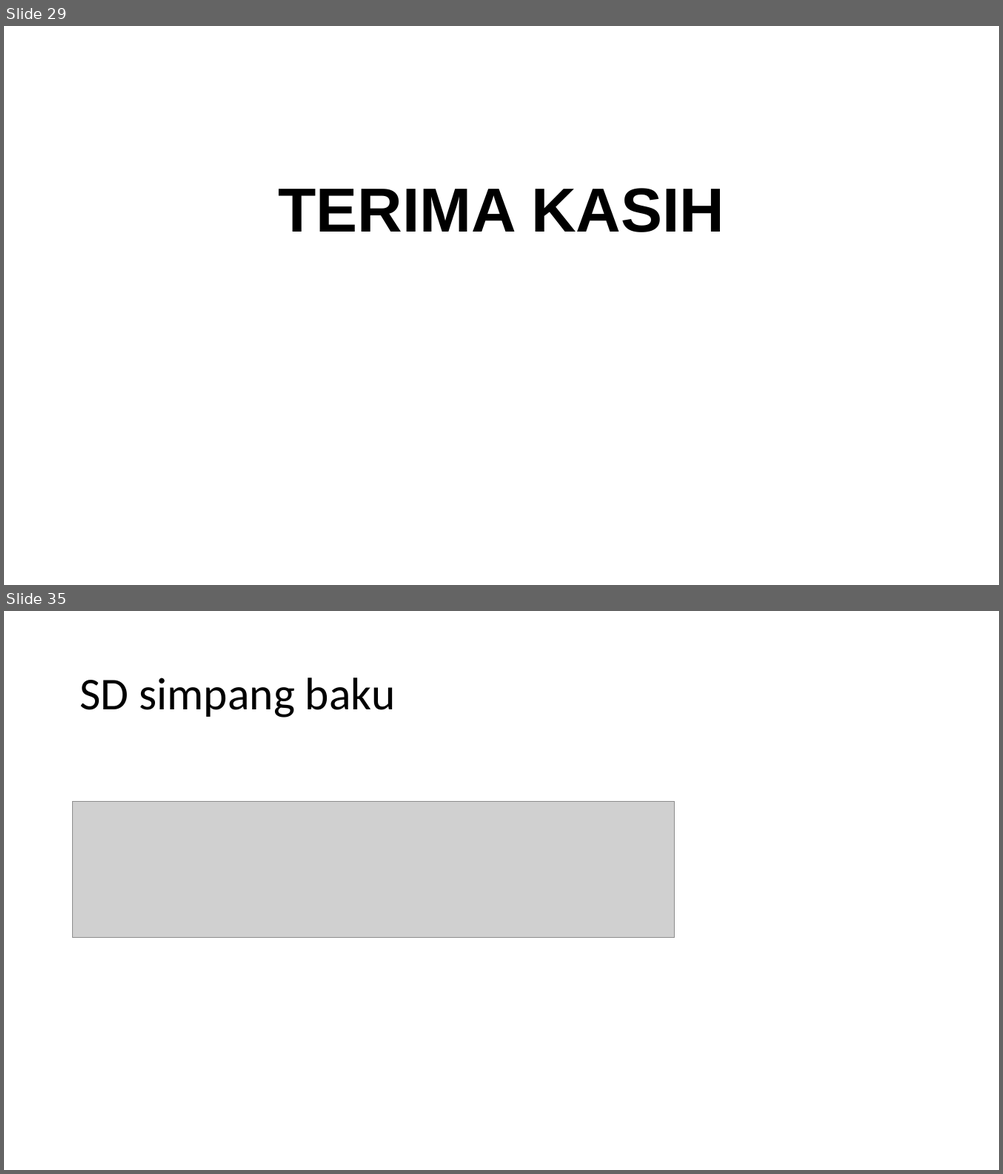
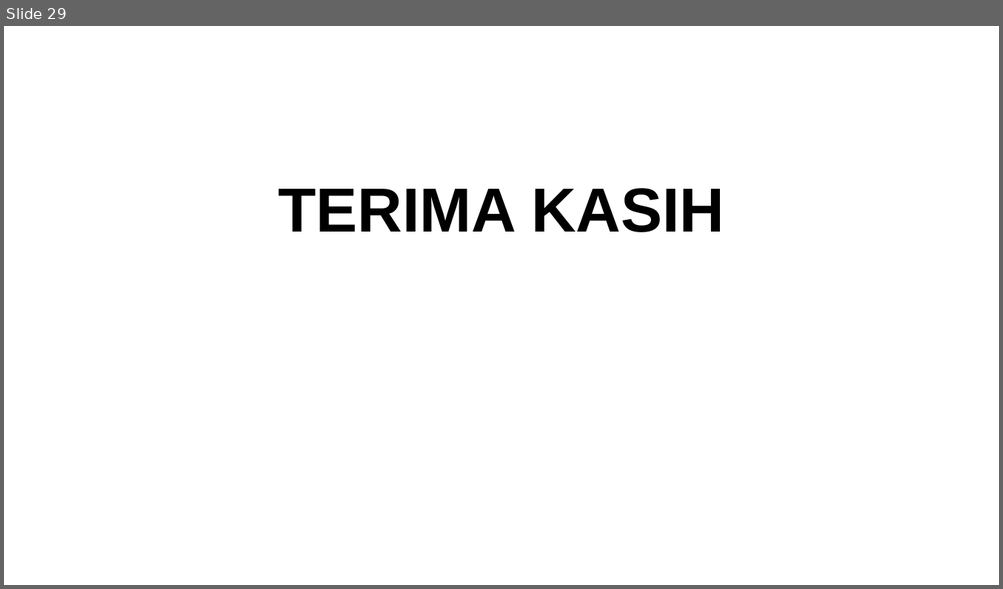
Before and after one commit to agus4171/TA-AJK, a slide deck: TA/5112100036-PPT.pptx. Shown one above the other, each under a label of ours: slides 29 and 35 before the commit, slide 29 after it; the slides between them are not shown. The pictures are 1003x1174 and 1003x589 pixels, drawn with LibreOffice and Linux fonts; fonts in the diff are those of the drawing; grey boxes stand for pictures. Boxes give left, top, right and bottom in pixels: in the first picture for what was removed or moved away, otherwise in the second. Text is boxed around its words. In the diff, an @@ line names an element or a change of style, - is before the commit and + after.

```diff
--- a/TA/5112100036-PPT.pptx
+++ b/TA/5112100036-PPT.pptx
@@ slide 35 removed at [4,611,999,1170], background #FFFFFF @@
@@ title removed at [79,678,395,718] @@
-SD simpang baku
@@ picture removed at [73,802,674,938] @@
```
Also in this commit, not shown: 6 slides changed, 5 other slides removed, 17 other files.
